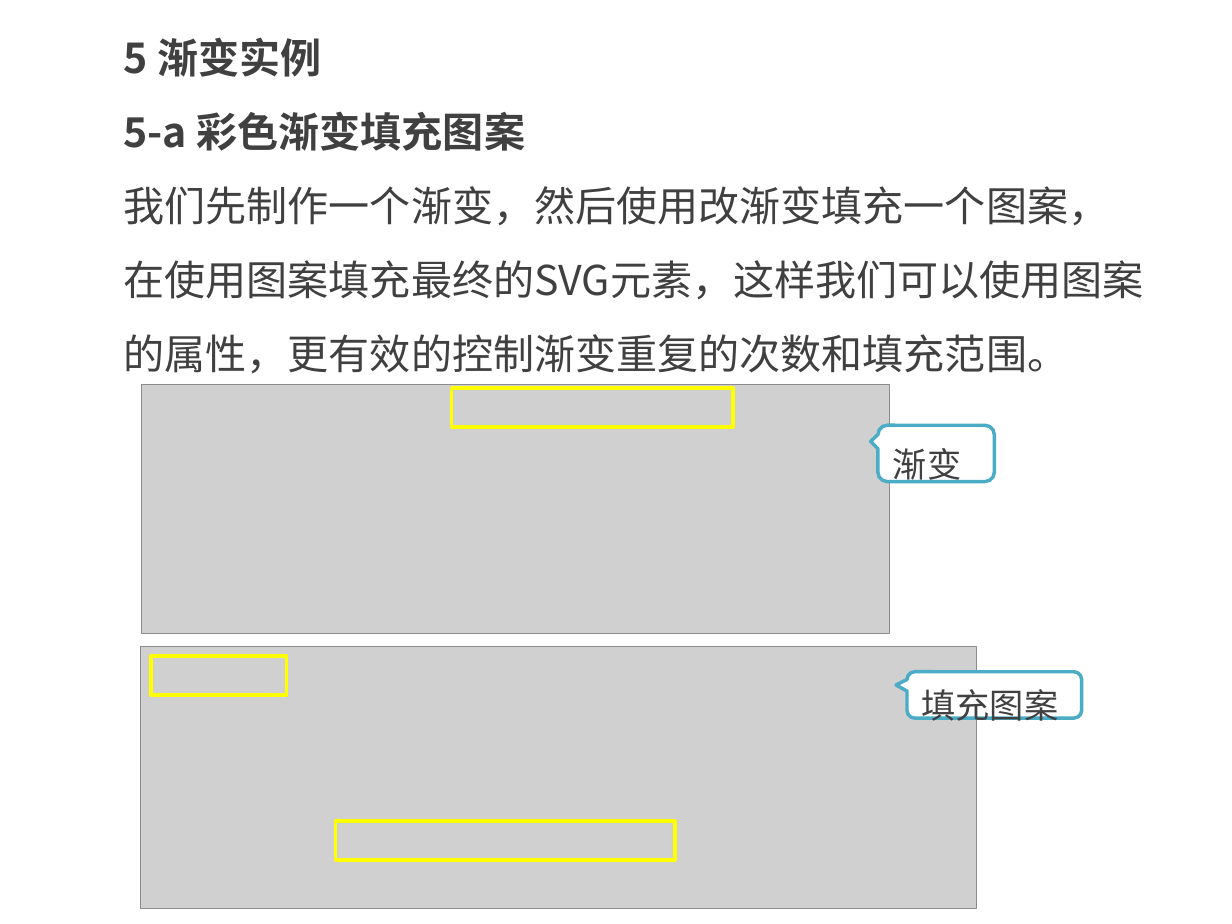
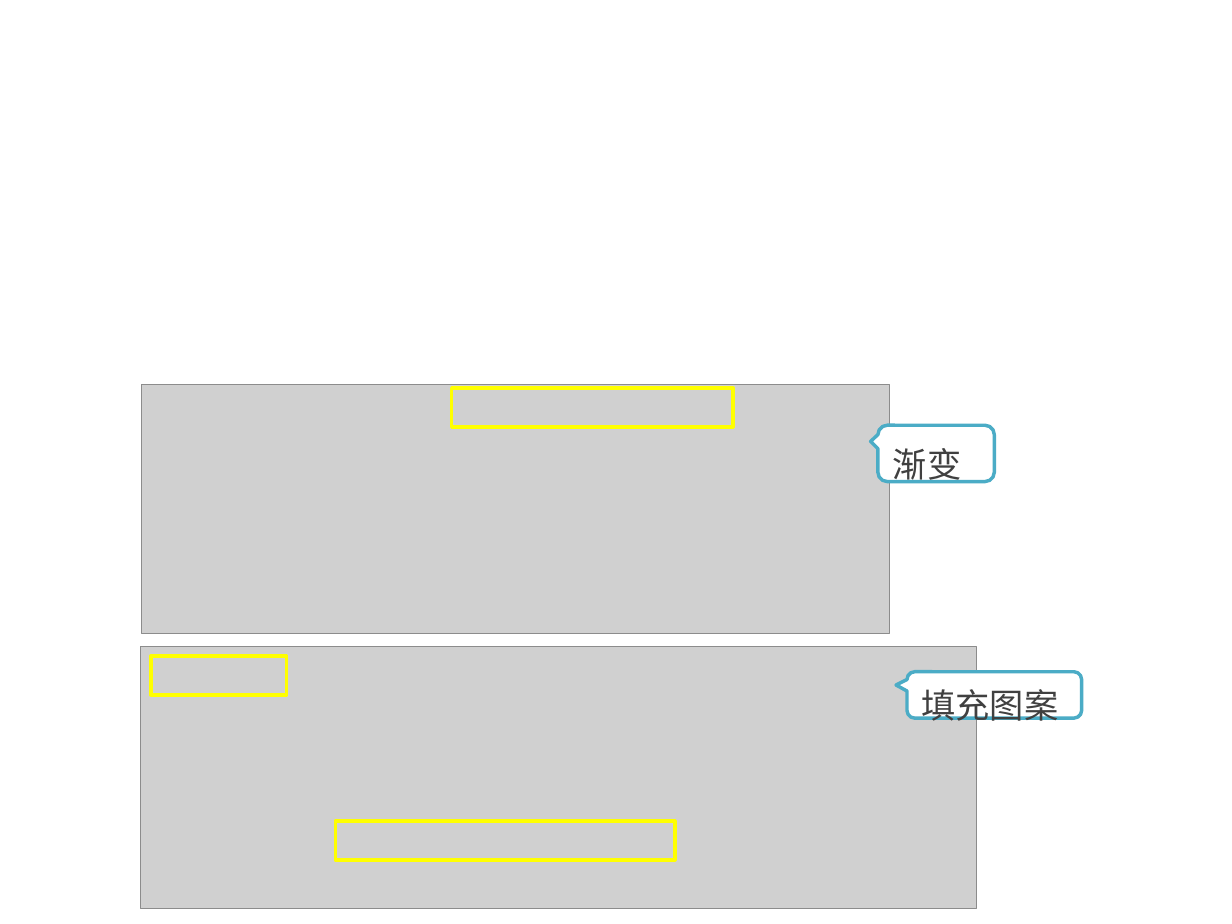
Before and after one commit to kong66/webAni, a slide deck: slide 15 of 13-svg-filter1/svg-filter-1.pptx (slide 12 before the commit). Drawn at 1232x924 pixels with LibreOffice and Linux fonts; fonts in the diff are those of the drawing; grey boxes stand for pictures. Boxes give left, top, right and bottom in pixels: in the first picture for what was removed or moved away, otherwise in the second. Text is boxed around its words. In the diff, an @@ line names an element or a change of style, - is before the commit and + after.

```diff
--- a/13-svg-filter1/svg-filter-1.pptx
+++ b/13-svg-filter1/svg-filter-1.pptx
@@ text removed at box(124, 37, 1144, 373) @@
-5 渐变实例
-5-a 彩色渐变填充图案
-我们先制作一个渐变，然后使用改渐变填充一个图案，在使用图案填充最终的SVG元素，这样我们可以使用图案的属性，更有效的控制渐变重复的次数和填充范围。
```
Also in this commit, not shown: 2 other slides changed, 13 slides added, 15 slides removed, 2 other files.
